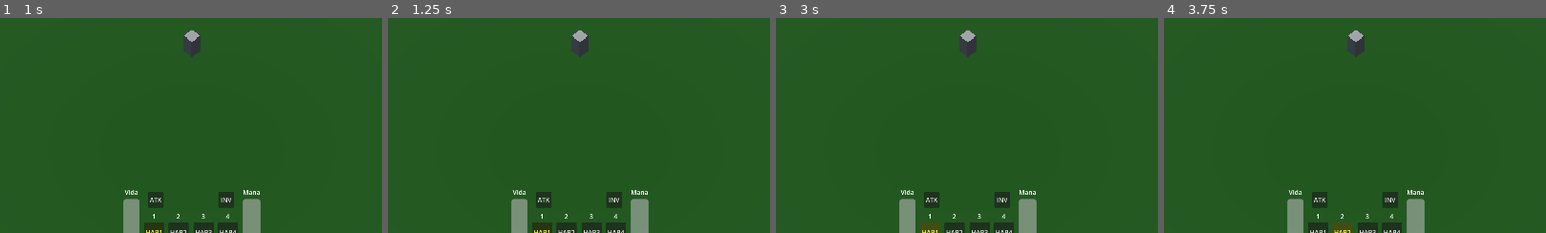
Above: before the commit, frames 1-4 (left to right).
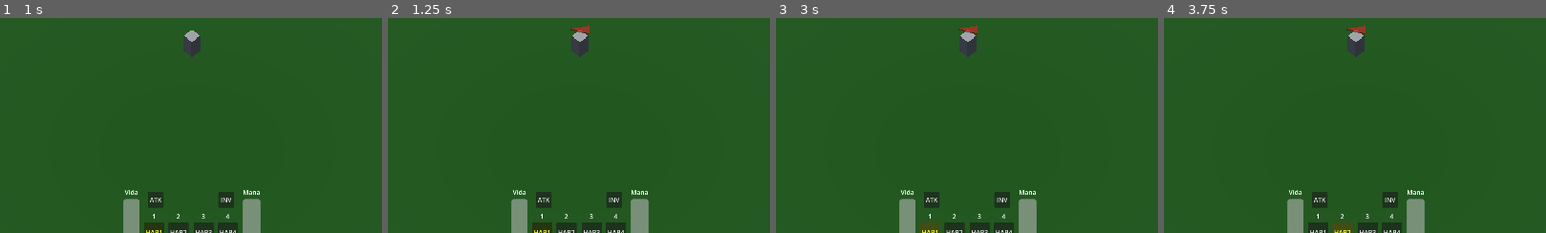
Above: after the commit, the same moments.

Repository: LuizHenriqueFreitas/FelpoJam-2026-1
Game: Godot game, scene res://menus/mainmenu.tscn
The game is run twice, just before and just after one commit, with the same random seed, the same clock (stepped at 60 frames per second) and the same inputs.
Inputs (mouse positions are % of the whole screen's width and height, from its top left):
- Up to frame 1 (1 s): click (81, 44) at 0.5 s
- Up to frame 2 (1.25 s): no input
- Up to frame 3 (3 s): click "ATK" at 1.25 s; click "INV" at 2 s; click "HAB1" at 2.75 s
- Up to frame 4 (3.75 s): click "HAB2" at 3.5 s
The pictures show only the part of the screen within x 25-75%, y 45-95%; the shares and areas given below are measured in that part.

Frame 1 is identical in both runs. In frame 2, 0.1% of the frame differs, in the area x 47-53%, y 3-8%; in frame 3, 0.1%; in frame 4, 0.1%.

Commit message:
Adicionado cena de carimbo, setinha, scripts q spawnam carimbos, cena de carimbo spawner

Diff:
--- /dev/null
+++ b/game/avelino-inkmancer-3D/carimbo/arrow.gd
@@ -0,0 +1,61 @@
+extends Marker3D
+
+@export var distance_from_camera : float = 3.0
+
+var camera : Camera3D
+
+func _ready():
+	camera = get_parent()
+
+func _process(delta):
+
+	if ArrowManager.player == null:
+		return
+
+	if ArrowManager.carimbos.is_empty():
+		visible = false
+		return
+
+	var closest = get_closest_carimbo()
+
+	if closest == null:
+		visible = false
+		return
+
+	update_position()
+	update_rotation(closest)
+	update_visibility(closest)
+
+
+func get_closest_carimbo() -> Node3D:
+
+	var player_pos = ArrowManager.player.global_position
+	var closest : Node3D = null
+	var min_dist := INF
+
+	for c in ArrowManager.carimbos:
+		if not is_instance_valid(c):
+			continue
+
+		var dist = player_pos.distance_to(c.global_position)
+		if dist < min_dist:
+			min_dist = dist
+			closest = c
+
+	return closest
+
+
+func update_position():
+	position = Vector3(0, 0, -distance_from_camera)
+
+
+func update_rotation(target: Node3D):
+	look_at(target.global_position, Vector3.UP)
+
+
+func update_visibility(target: Node3D):
+
+	var player_pos = ArrowManager.player.global_position
+	var dist = player_pos.distance_to(target.global_position)
+
+	visible = dist > distance_from_camera
--- /dev/null
+++ b/game/avelino-inkmancer-3D/carimbo/arrow.tscn
@@ -0,0 +1,18 @@
+[gd_scene format=3 uid="uid://bqrebuirs0pxa"]
+
+[ext_resource type="Script" uid="uid://iyqraw0w3c2i" path="res://carimbo/arrow.gd" id="1_flaxg"]
+
+[sub_resource type="PrismMesh" id="PrismMesh_ny7ox"]
+
+[sub_resource type="StandardMaterial3D" id="StandardMaterial3D_flaxg"]
+transparency = 1
+depth_draw_mode = 2
+albedo_color = Color(0.8, 0, 0, 0.6313726)
+
+[node name="Arrow" type="Marker3D" unique_id=223899624]
+script = ExtResource("1_flaxg")
+
+[node name="MeshInstance3D" type="MeshInstance3D" parent="." unique_id=1553335703]
+transform = Transform3D(-1, -1.4858522e-07, 5.846838e-16, 0, -7.429261e-08, -0.15300368, 8.742278e-08, -1.6996167, 6.688003e-09, 0, 1.0190856, 0)
+mesh = SubResource("PrismMesh_ny7ox")
+surface_material_override/0 = SubResource("StandardMaterial3D_flaxg")
--- /dev/null
+++ b/game/avelino-inkmancer-3D/carimbo/arrow_manager.gd
@@ -0,0 +1,4 @@
+extends Node
+
+var carimbos : Array = []
+var player : Node3D = null
--- /dev/null
+++ b/game/avelino-inkmancer-3D/carimbo/carimbo.gd
@@ -0,0 +1,34 @@
+extends Area3D
+class_name Carimbo
+
+enum Rarity { COMMON, UNCOMMON, RARE }
+enum Type { MELEE, RANGED, SIEGE }
+
+var extra_attributes_selection: Dictionary = { "damage": "0", "health": "0", "move_speed": "0"}
+var rarity: Rarity
+var type: Type
+var svelted: bool = false
+var number_of_extra_attributes: int
+
+func _ready() -> void:
+	var random: int = randi_range(0, 18)
+	if random <= 10:
+			rarity = Rarity.COMMON
+			number_of_extra_attributes = 3
+	elif random > 10 && random < 15:
+			rarity = Rarity.UNCOMMON
+			number_of_extra_attributes = 6
+	else:
+			rarity = Rarity.RARE
+			number_of_extra_attributes = 9
+
+func svelt(_type: Type, damage: int, health: int, move_speed: int):
+	type = _type
+	extra_attributes_selection.damage = damage
+	extra_attributes_selection.health = health
+	extra_attributes_selection.damage = move_speed
+	svelted = true
+
+func _on_body_entered(body: BaseUnit):
+	if body.is_in_group("player"):
+		print("peguei")
--- a/game/avelino-inkmancer-3D/carimbo/carimbo.tscn
+++ b/game/avelino-inkmancer-3D/carimbo/carimbo.tscn
@@ -1,3 +1,16 @@
 [gd_scene format=3 uid="uid://righ50d3jwtv"]
 
-[node name="Carimbo" type="Node3D" unique_id=1282278906]
+[ext_resource type="Script" uid="uid://n5x0w7dh60q2" path="res://carimbo/carimbo.gd" id="1_dvkep"]
+
+[sub_resource type="BoxShape3D" id="BoxShape3D_dvkep"]
+
+[sub_resource type="BoxMesh" id="BoxMesh_8k063"]
+
+[node name="Carimbo" type="Area3D" unique_id=1695297096]
+script = ExtResource("1_dvkep")
+
+[node name="CollisionShape3D" type="CollisionShape3D" parent="." unique_id=1451627612]
+shape = SubResource("BoxShape3D_dvkep")
+
+[node name="MeshInstance3D" type="MeshInstance3D" parent="." unique_id=1491175249]
+mesh = SubResource("BoxMesh_8k063")
--- /dev/null
+++ b/game/avelino-inkmancer-3D/carimbo/carimbo_spawner.gd
@@ -0,0 +1,4 @@
+extends Marker3D
+
+func _ready() -> void:
+	add_to_group("carimbo_spawner")
--- /dev/null
+++ b/game/avelino-inkmancer-3D/carimbo/carimbo_spawner.tscn
@@ -0,0 +1,7 @@
+[gd_scene format=3 uid="uid://bpy12pr2xnnvn"]
+
+[ext_resource type="Script" uid="uid://w0lbf6nbxoko" path="res://carimbo/carimbo_spawner.gd" id="1_0u21n"]
+
+[node name="CarimboSpawner" type="Marker3D" unique_id=1274686265]
+gizmo_extents = 0.95
+script = ExtResource("1_0u21n")
--- a/game/avelino-inkmancer-3D/chunks/common/common_chunk_1.tscn
+++ b/game/avelino-inkmancer-3D/chunks/common/common_chunk_1.tscn
@@ -7,13 +7,11 @@
 [ext_resource type="PackedScene" uid="uid://bj7g1s6a3tm0f" path="res://props/bush/bush2.tscn" id="5_rfjho"]
 [ext_resource type="PackedScene" uid="uid://dqlxcrmj3tmhj" path="res://props/rock/rock1.tscn" id="6_6f3dc"]
 [ext_resource type="PackedScene" uid="uid://q6iwmqy0dv32" path="res://spawner/unit_spawner.tscn" id="7_ms0cg"]
+[ext_resource type="PackedScene" uid="uid://bpy12pr2xnnvn" path="res://carimbo/carimbo_spawner.tscn" id="8_dkjxx"]
 
 [node name="Chunk" unique_id=1907970453 instance=ExtResource("1_rmm5t")]
 
-[node name="UnitSpawner" parent="." index="1" unique_id=108467292 instance=ExtResource("7_ms0cg")]
-transform = Transform3D(1, 0, 0, 0, 1, 0, 0, 0, 1, 0, 1, 0)
-
-[node name="prop_container" parent="." index="2" unique_id=2120614474]
+[node name="prop_container" parent="." index="1" unique_id=2120614474]
 transform = Transform3D(1, 0, 0, 0, 1, 0, 0, 0, 1, 0, 0.5, 0)
 
 [node name="PropBase" parent="prop_container" index="0" unique_id=1132229471 instance=ExtResource("2_tj3m1")]
@@ -114,3 +112,9 @@
 
 [node name="PropBase33" parent="prop_container" index="32" unique_id=976207546 instance=ExtResource("2_tj3m1")]
 transform = Transform3D(0.14045918, 0, 0.8024437, 0, 0.8316494, 0, -0.72462547, 0, 0.15554325, -21.510536, 0.114739895, -58.665665)
+
+[node name="UnitSpawner" parent="prop_container" index="33" unique_id=108467292 instance=ExtResource("7_ms0cg")]
+transform = Transform3D(1, 0, 0, 0, 1, 0, 0, 0, 1, 0, 0.5, 0)
+
+[node name="CarimboSpawner" parent="prop_container" index="34" unique_id=1274686265 instance=ExtResource("8_dkjxx")]
+transform = Transform3D(1, 0, 0, 0, 1, 0, 0, 0, 1, 21.57539, 3.4097004, 0)
--- a/game/avelino-inkmancer-3D/chunks/common/common_chunk_2.tscn
+++ b/game/avelino-inkmancer-3D/chunks/common/common_chunk_2.tscn
@@ -9,6 +9,7 @@
 [ext_resource type="PackedScene" uid="uid://dls1xxohtygxr" path="res://props/bush/bush1.tscn" id="7_rv6jy"]
 [ext_resource type="PackedScene" uid="uid://bj7g1s6a3tm0f" path="res://props/bush/bush2.tscn" id="8_4yay7"]
 [ext_resource type="PackedScene" uid="uid://q6iwmqy0dv32" path="res://spawner/unit_spawner.tscn" id="9_4yay7"]
+[ext_resource type="PackedScene" uid="uid://bpy12pr2xnnvn" path="res://carimbo/carimbo_spawner.tscn" id="10_xer4n"]
 
 [node name="Chunk" unique_id=1907970453 instance=ExtResource("1_kleyr")]
 
@@ -80,3 +81,6 @@
 
 [node name="UnitSpawner" parent="prop_container" parent_id_path=PackedInt32Array(2120614474) index="22" unique_id=108467292 instance=ExtResource("9_4yay7")]
 transform = Transform3D(1, 0, 0, 0, 1, 0, 0, 0, 1, 41.83, 1, 0)
+
+[node name="CarimboSpawner" parent="prop_container" parent_id_path=PackedInt32Array(2120614474) index="23" unique_id=1274686265 instance=ExtResource("10_xer4n")]
+transform = Transform3D(1, 0, 0, 0, 1, 0, 0, 0, 1, 41.79503, 6.4453926, -44.494183)
--- a/game/avelino-inkmancer-3D/chunks/common/common_chunk_3.tscn
+++ b/game/avelino-inkmancer-3D/chunks/common/common_chunk_3.tscn
@@ -7,6 +7,7 @@
 [ext_resource type="PackedScene" uid="uid://bj7g1s6a3tm0f" path="res://props/bush/bush2.tscn" id="5_jfj5a"]
 [ext_resource type="PackedScene" uid="uid://dqlxcrmj3tmhj" path="res://props/rock/rock1.tscn" id="6_0lb31"]
 [ext_resource type="PackedScene" uid="uid://q6iwmqy0dv32" path="res://spawner/unit_spawner.tscn" id="7_2g31c"]
+[ext_resource type="PackedScene" uid="uid://bpy12pr2xnnvn" path="res://carimbo/carimbo_spawner.tscn" id="8_hroxt"]
 
 [node name="Chunk" unique_id=1907970453 instance=ExtResource("1_a4q77")]
 
@@ -213,3 +214,6 @@
 
 [node name="UnitSpawner" parent="prop_container" parent_id_path=PackedInt32Array(2120614474) index="67" unique_id=108467292 instance=ExtResource("7_2g31c")]
 transform = Transform3D(1, 0, 0, 0, 1, 0, 0, 0, 1, 0, 1, -41.77)
+
+[node name="CarimboSpawner" parent="prop_container" parent_id_path=PackedInt32Array(2120614474) index="68" unique_id=1274686265 instance=ExtResource("8_hroxt")]
+transform = Transform3D(1, 0, 0, 0, 1, 0, 0, 0, 1, 27.556845, 4.1230984, -43.11958)
--- a/game/avelino-inkmancer-3D/chunks/common/common_chunk_4.tscn
+++ b/game/avelino-inkmancer-3D/chunks/common/common_chunk_4.tscn
@@ -7,6 +7,7 @@
 [ext_resource type="PackedScene" uid="uid://bj7g1s6a3tm0f" path="res://props/bush/bush2.tscn" id="5_h0uno"]
 [ext_resource type="PackedScene" uid="uid://dqlxcrmj3tmhj" path="res://props/rock/rock1.tscn" id="6_m06dp"]
 [ext_resource type="PackedScene" uid="uid://q6iwmqy0dv32" path="res://spawner/unit_spawner.tscn" id="7_e7e3j"]
+[ext_resource type="PackedScene" uid="uid://bpy12pr2xnnvn" path="res://carimbo/carimbo_spawner.tscn" id="8_c2uvn"]
 
 [node name="Chunk" unique_id=1907970453 instance=ExtResource("1_x0aah")]
 
@@ -225,3 +226,6 @@
 
 [node name="UnitSpawner" parent="prop_container" parent_id_path=PackedInt32Array(2120614474) index="71" unique_id=108467292 instance=ExtResource("7_e7e3j")]
 transform = Transform3D(1, 0, 0, 0, 1, 0, 0, 0, 1, 0, 1, 0)
+
+[node name="CarimboSpawner" parent="prop_container" parent_id_path=PackedInt32Array(2120614474) index="72" unique_id=1274686265 instance=ExtResource("8_c2uvn")]
+transform = Transform3D(1, 0, 0, 0, 1, 0, 0, 0, 1, 24.228642, 4.654991, 0)
--- a/game/avelino-inkmancer-3D/chunks/common/common_chunk_5.tscn
+++ b/game/avelino-inkmancer-3D/chunks/common/common_chunk_5.tscn
@@ -2,8 +2,12 @@
 
 [ext_resource type="PackedScene" uid="uid://c7sw3q8pj3c8e" path="res://chunks/chunk_base.tscn" id="1_y4s6g"]
 [ext_resource type="PackedScene" uid="uid://q6iwmqy0dv32" path="res://spawner/unit_spawner.tscn" id="2_d233s"]
+[ext_resource type="PackedScene" uid="uid://bpy12pr2xnnvn" path="res://carimbo/carimbo_spawner.tscn" id="3_dsykt"]
 
 [node name="Chunk" unique_id=1907970453 instance=ExtResource("1_y4s6g")]
 
 [node name="UnitSpawner" parent="prop_container" parent_id_path=PackedInt32Array(2120614474) index="0" unique_id=108467292 instance=ExtResource("2_d233s")]
 transform = Transform3D(1, 0, 0, 0, 1, 0, 0, 0, 1, 0, 1, 0)
+
+[node name="CarimboSpawner" parent="prop_container" parent_id_path=PackedInt32Array(2120614474) index="1" unique_id=1274686265 instance=ExtResource("3_dsykt")]
+transform = Transform3D(1, 0, 0, 0, 1, 0, 0, 0, 1, 6.4374695, 4.2204514, -5.2319508)
--- a/game/avelino-inkmancer-3D/game/chunk_manager.gd
+++ b/game/avelino-inkmancer-3D/game/chunk_manager.gd
@@ -3,7 +3,7 @@
 @export var chunk_size : int = 128
 @export var world_radius : int = 10   # Quantas chunk pra cada lado
 @export var world_seed : int = 12345
-
+@export var carimbo_scene : PackedScene
 
 var chunk_pool : Array = [] # Pool de chunks (definida no _ready)
 
@@ -15,6 +15,7 @@
 	randomize_seed()
 	setup_chunk_pool()
 	generate_world()
+	spawn_carimbos()
 
 
 func randomize_seed():
@@ -90,3 +91,21 @@
 
 	# fallback
 	return chunk_pool[0][0]
+
+func spawn_carimbos():
+
+	var spawners = get_tree().get_nodes_in_group("carimbo_spawner")
+
+	if spawners.size() < 3:
+		push_warning("Menos de 3 carimbo_spawner encontrados!")
+		return
+
+	# Embaralha usando seu RNG procedural
+	spawners.shuffle()
+
+	for i in range(3):
+		var spawner = spawners[i]
+		var instance = carimbo_scene.instantiate()
+		spawner.add_child(instance)
+		ArrowManager.carimbos.append(instance)
+		instance.transform = Transform3D.IDENTITY
--- a/game/avelino-inkmancer-3D/game/game.tscn
+++ b/game/avelino-inkmancer-3D/game/game.tscn
@@ -7,8 +7,10 @@
 [ext_resource type="Script" uid="uid://dix7o7ep5011h" path="res://game/chunk_manager.gd" id="4_u5opy"]
 [ext_resource type="PackedScene" uid="uid://kfgiwaxork6a" path="res://menus/hud.tscn" id="6_dakft"]
 [ext_resource type="Script" uid="uid://xk4elh7o4jwn" path="res://SummonSystem.gd" id="7_u5opy"]
+[ext_resource type="PackedScene" uid="uid://bqrebuirs0pxa" path="res://carimbo/arrow.tscn" id="8_3vho3"]
 [ext_resource type="PackedScene" uid="uid://bmyvgn3wqtkmd" path="res://unit/enemy/siege_enemy.tscn" id="8_l8g03"]
 [ext_resource type="PackedScene" uid="uid://gilsa6mt7b7r" path="res://unit/enemy/ranged_enemy.tscn" id="8_y36n6"]
+[ext_resource type="PackedScene" uid="uid://righ50d3jwtv" path="res://carimbo/carimbo.tscn" id="11_qf6n1"]
 [ext_resource type="PackedScene" uid="uid://da3ggd6w7dy4r" path="res://unit/enemy/melee_enemy.tscn" id="11_vsp63"]
 
 [sub_resource type="Shader" id="Shader_dakft"]
@@ -126,6 +128,9 @@
 size = 39.514
 script = ExtResource("2_dxrkv")
 
+[node name="Arrow" parent="Camera3D" unique_id=223899624 instance=ExtResource("8_3vho3")]
+transform = Transform3D(1, 0, 0, 0, 1, 2.9802322e-08, 0, 0, 1, 0, 3.4358802, 3.4358788)
+
 [node name="DirectionalLight3D" type="DirectionalLight3D" parent="." unique_id=1801254928]
 transform = Transform3D(0.03235538, 0.96888196, 0.24539952, 0.12664886, -0.24752331, 0.9605688, 0.9914198, 0, -0.13071652, -59.297314, 17.622591, 0)
 
@@ -136,6 +141,7 @@
 
 [node name="ChunkManager" type="Node3D" parent="." unique_id=1219678097]
 script = ExtResource("4_u5opy")
+carimbo_scene = ExtResource("11_qf6n1")
 
 [node name="SummonSystem" type="Node3D" parent="." unique_id=1355144389 node_paths=PackedStringArray("player", "camera")]
 script = ExtResource("7_u5opy")
--- a/game/avelino-inkmancer-3D/player/player.gd
+++ b/game/avelino-inkmancer-3D/player/player.gd
@@ -7,6 +7,7 @@
 	current_health = max_health
 	hud = get_node("../HUD")
 	add_to_group("player")
+	ArrowManager.player = self
 
 
 func _physics_process(delta: float) -> void:
--- a/game/avelino-inkmancer-3D/project.godot
+++ b/game/avelino-inkmancer-3D/project.godot
@@ -18,6 +18,10 @@
 [audio]
 
 buses/default_bus_layout="uid://d0uauuowgt7im"
+
+[autoload]
+
+ArrowManager="*uid://dcib725j1n648"
 
 [display]
 
--- a/game/avelino-inkmancer-3D/spawner/spawner_manager.gd
+++ b/game/avelino-inkmancer-3D/spawner/spawner_manager.gd
@@ -3,7 +3,6 @@
 
 
 @export var check_interval: float = 1.0
-
 @export var part1: Array[PackedScene]
 @export var part2: Array[PackedScene]
 @export var part3: Array[PackedScene]
--- a/game/avelino-inkmancer-3D/unit/ally/siege_ally.tscn
+++ b/game/avelino-inkmancer-3D/unit/ally/siege_ally.tscn
@@ -6,10 +6,11 @@
 [sub_resource type="CylinderShape3D" id="CylinderShape3D_tp0qu"]
 radius = 40.0
 
-[node name="BaseUnit" unique_id=1076276240 instance=ExtResource("1_ijx5d")]
+[node name="SiegeAlly" unique_id=1076276240 instance=ExtResource("1_ijx5d")]
 script = ExtResource("2_tp0qu")
 leash_distance = 20.0
 projectile_arc_time = 0.6
+projectile_offset_distance = 1.0
 attack_speed = 0.4
 attack_range = 40.0
 
--- a/game/avelino-inkmancer-3D/unit/base_unity/siege/siege_unit.tscn
+++ b/game/avelino-inkmancer-3D/unit/base_unity/siege/siege_unit.tscn
@@ -3,7 +3,7 @@
 [ext_resource type="PackedScene" uid="uid://bgjwsh30jfe0w" path="res://unit/base_unity/base_unit.tscn" id="1_tc1g6"]
 [ext_resource type="Script" uid="uid://df5ikr5fn7b8u" path="res://unit/base_unity/siege/siege_unit.gd" id="2_hnqmu"]
 [ext_resource type="PackedScene" uid="uid://prcg8jmpn5m5" path="res://unit/projectiles/siege_projectile.tscn" id="3_jow1q"]
-[ext_resource type="PackedScene" uid="uid://cj160ogln68c8" path="res://unit/projectiles/explosion/explosion.tscn" id="4_yh0je"]
+[ext_resource type="PackedScene" uid="uid://buvwcvjm4prgr" path="res://unit/health_bar_3d.tscn" id="4_yh0je"]
 
 [node name="BaseUnit" unique_id=1076276240 instance=ExtResource("1_tc1g6")]
 script = ExtResource("2_hnqmu")
Not shown, added: game/avelino-inkmancer-3D/carimbo/arrow.gd.uid
Not shown, added: game/avelino-inkmancer-3D/carimbo/arrow_manager.gd.uid
Not shown, added: game/avelino-inkmancer-3D/carimbo/carimbo.gd.uid
Not shown, added: game/avelino-inkmancer-3D/carimbo/carimbo_spawner.gd.uid
Renamed: game/avelino-inkmancer-3D/chunks/common/chunk-border.tscn -> game/avelino-inkmancer-3D/chunks/common/chunk_border.tscn
Not shown, changed: notes/CHANGELOG.txt
